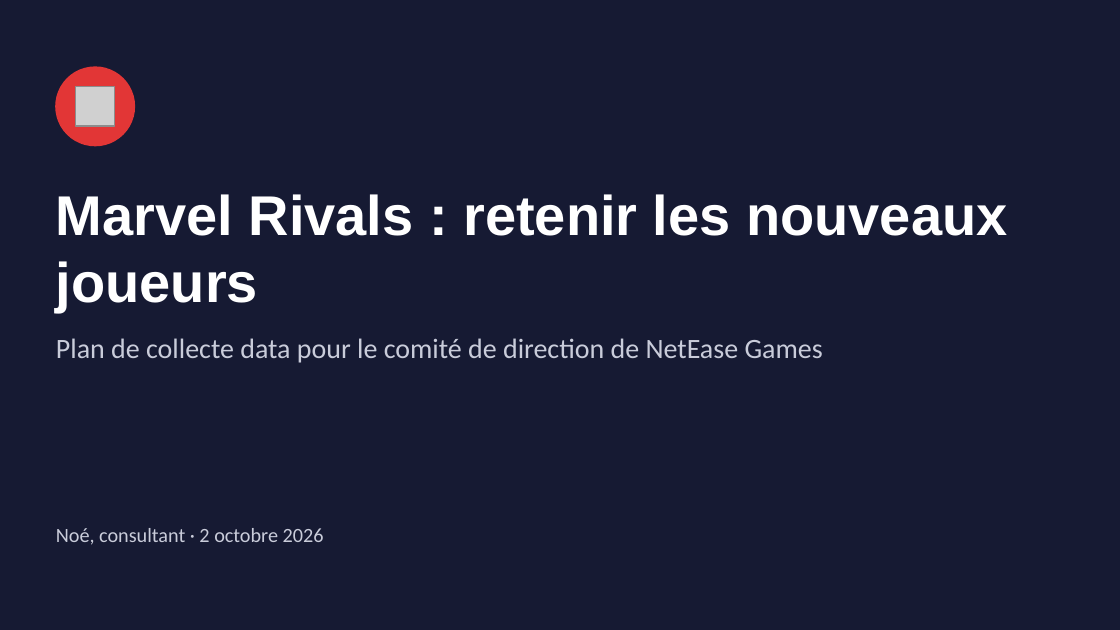
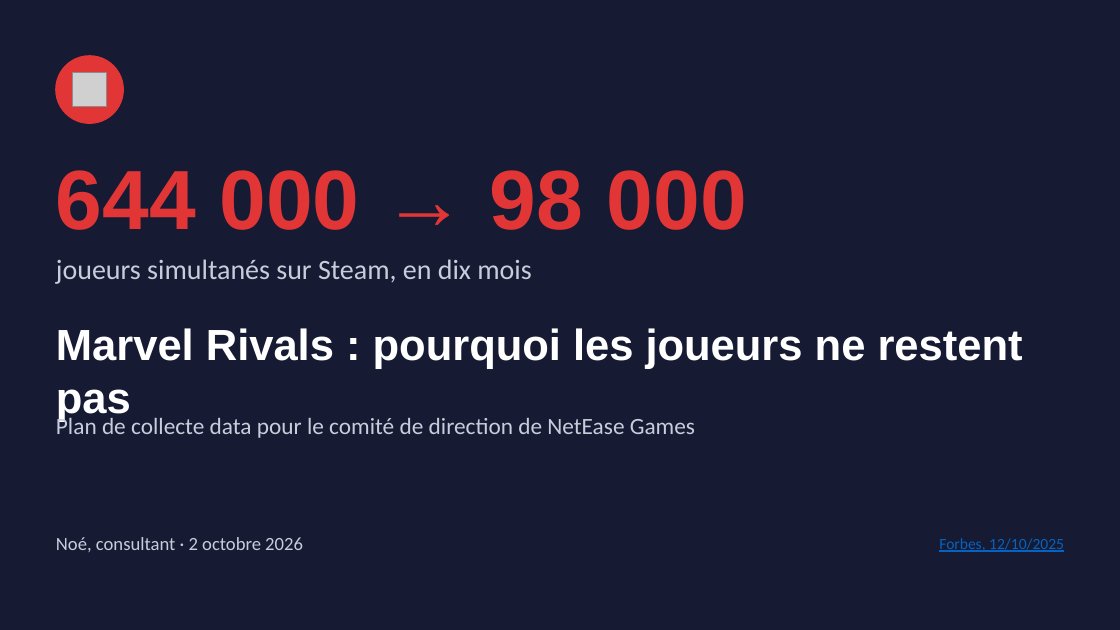
Before and after one commit to noeantoniov1-crypto/SOCIO, a slide deck: slide 1 of docs/presentation/pitch_marvel_rivals_netease.pptx. Drawn at 1120x630 pixels with LibreOffice and Linux fonts; fonts in the diff are those of the drawing; grey boxes stand for pictures. Boxes give left, top, right and bottom in pixels: in the first picture for what was removed or moved away, otherwise in the second. Text is boxed around its words. In the diff, an @@ line names an element or a change of style, - is before the commit and + after.

```diff
--- a/docs/presentation/pitch_marvel_rivals_netease.pptx
+++ b/docs/presentation/pitch_marvel_rivals_netease.pptx
@@ ellipse: place and size @@
-ellipse at [56, 67, 134, 146]
+ellipse at [56, 56, 123, 123]
@@ picture: place and size @@
-picture at [76, 87, 115, 127]
+picture at [73, 73, 106, 106]
@@ text at [56, 170, 747, 230]: text changed; size 36 to 54 pt; text colour #FFFFFF to #E23636 @@
-Marvel Rivals : retenir les nouveaux joueurs
+644 000 → 98 000
@@ text added at [56, 259, 531, 284], 18 pt, text #C9CCDA @@
+joueurs simultanés sur Steam, en dix mois
@@ text added at [56, 328, 1023, 422], 28 pt, text #FFFFFF, bold @@
+Marvel Rivals : pourquoi les joueurs ne restent pas
@@ text "Plan de collecte data pour ...": place and size @@
-text "Plan de collecte data pour ..." at [56, 338, 823, 363]
+text "Plan de collecte data pour ..." at [56, 415, 695, 438]
@@ text "Plan de collecte data pour ..." at [56, 415, 695, 438]: size 18 to 15 pt @@
@@ text "Noé, consultant · 2 octobre ...": place and size @@
-text "Noé, consultant · 2 octobre ..." at [56, 528, 324, 545]
+text "Noé, consultant · 2 octobre ..." at [56, 537, 303, 552]
@@ text "Noé, consultant · 2 octobre ..." at [56, 537, 303, 552]: size 13 to 12 pt @@
@@ text added at [939, 538, 1064, 552], 10 pt, text #0563C1, underline @@
+Forbes, 12/10/2025
```
Also in this commit, not shown: 5 other slides changed, 6 slides added, 4 slides removed, 2 other files.
